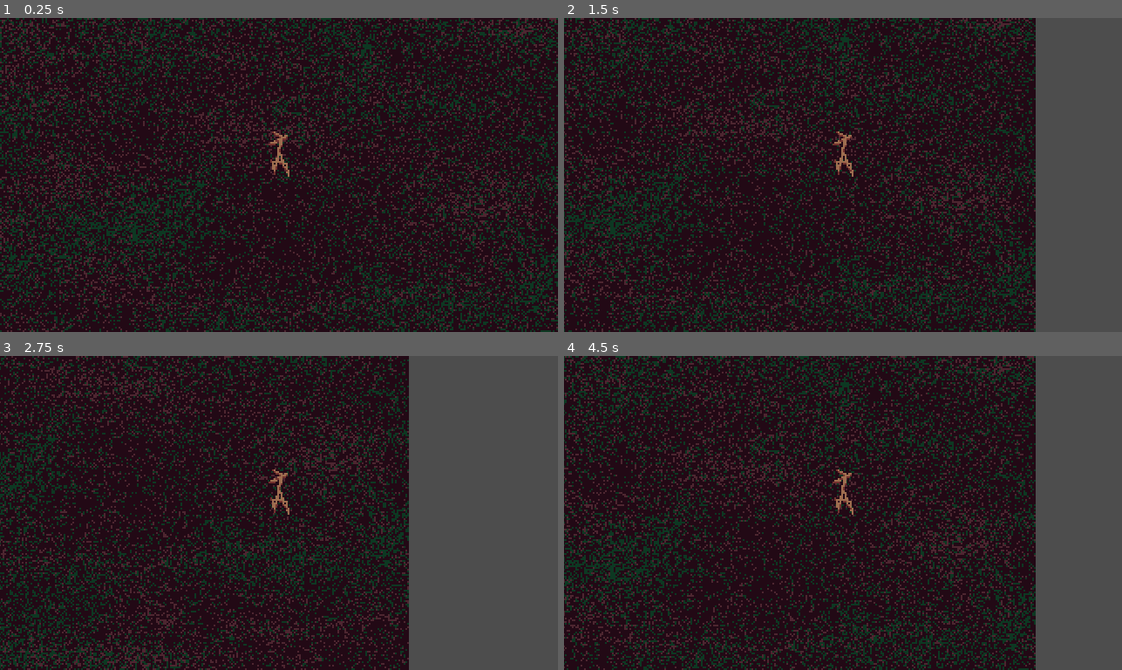
Above: before the commit, frames 1-4 (two rows, left to right).
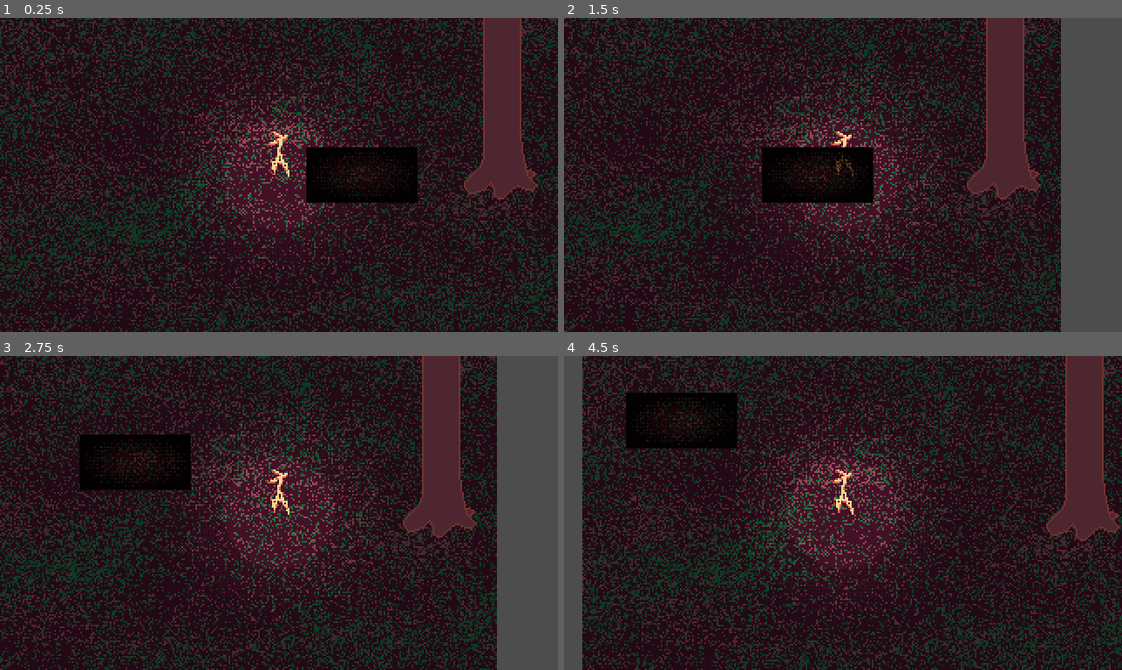
Above: after the commit, the same moments.

Repository: krobbi/afrogalypse
Game: Godot game, scene res://scenes/forest/forest.tscn
Same seed, same stepped clock (60 frames per second), same inputs: the game is played once before the commit and once after it.
Inputs:
- Up to frame 1 (0.25 s): no input
- Up to frame 2 (1.5 s): hold D (move_right) 0.53-1.28 s; hold S (move_down) from 1.28 s (still down)
- Up to frame 3 (2.75 s): release S (move_down) at 2.03 s; hold D (move_right) from 2.03 s (still down)
- Up to frame 4 (4.5 s): release D (move_right) at 2.78 s; hold W (move_up) 2.78-3.53 s; hold A (move_left) from 3.53 s (still down)

The runs differ from the first frame. In frame 1, 12% of the frame differs, in the area x 31-97%, y 0-82%; in frame 2, 47%; in frame 3, 53%; in frame 4, 60%, in the area x 0-100%, y 0-100%.

Commit message:
Give up on horror game idea, scope too big

Diff:
--- /dev/null
+++ b/autoloads/events/events.gd
@@ -0,0 +1,4 @@
+extends Node
+
+signal stickman_seen
+signal stickman_lost
--- /dev/null
+++ b/autoloads/events/events.tscn
@@ -0,0 +1,7 @@
+[gd_scene load_steps=2 format=3 uid="uid://cutlux6hpusph"]
+
+[ext_resource type="Script" path="res://autoloads/events/events.gd" id="1_grjbq"]
+
+[node name="Events" type="Node"]
+process_mode = 3
+script = ExtResource("1_grjbq")
--- /dev/null
+++ b/components/vision_cone/vision_cone.gd
@@ -0,0 +1,44 @@
+class_name VisionCone
+extends Area2D
+
+signal seen
+signal lost
+
+@export var raycast: RayCast2D
+
+var stickman: Stickman = null
+var is_visible: bool = false
+
+func _ready() -> void:
+	set_physics_process(false)
+
+
+func _physics_process(_delta: float) -> void:
+	if not stickman:
+		return
+
+	raycast.target_position = stickman.position - global_position
+	raycast.force_raycast_update()
+	update_visible(raycast.get_collider() == stickman)
+
+
+func update_visible(value: bool) -> void:
+	if value == is_visible:
+		return
+
+	if value:
+		is_visible = true
+		Events.stickman_seen.emit()
+	else:
+		is_visible = false
+		Events.stickman_lost.emit()
+
+
+func _on_body_entered(body: Node2D) -> void:
+	stickman = body
+	set_physics_process(true)
+
+
+func _on_body_exited(_body: Node2D) -> void:
+	set_physics_process(false)
+	update_visible(false)
--- /dev/null
+++ b/components/vision_cone/vision_cone.tscn
@@ -0,0 +1,27 @@
+[gd_scene load_steps=3 format=3 uid="uid://cqnxqud6yuc5q"]
+
+[ext_resource type="Script" path="res://components/vision_cone/vision_cone.gd" id="1_nivfg"]
+[ext_resource type="Texture2D" uid="uid://dta4ap7p2ag13" path="res://textures/lights/explorer_light.png" id="2_cep4v"]
+
+[node name="VisionCone" type="Area2D" node_paths=PackedStringArray("raycast")]
+collision_layer = 0
+collision_mask = 2
+monitorable = false
+script = ExtResource("1_nivfg")
+raycast = NodePath("RayCast2D")
+metadata/_edit_group_ = true
+
+[node name="CollisionPolygon2D" type="CollisionPolygon2D" parent="."]
+polygon = PackedVector2Array(0, 0, 160, -48, 176, -32, 192, 0, 176, 32, 160, 48)
+
+[node name="PointLight2D" type="PointLight2D" parent="CollisionPolygon2D"]
+blend_mode = 2
+texture = ExtResource("2_cep4v")
+
+[node name="RayCast2D" type="RayCast2D" parent="."]
+enabled = false
+target_position = Vector2(192, 0)
+collision_mask = 3
+
+[connection signal="body_entered" from="." to="." method="_on_body_entered"]
+[connection signal="body_exited" from="." to="." method="_on_body_exited"]
--- /dev/null
+++ b/entities/explorer/explorer.gd
@@ -0,0 +1,16 @@
+class_name Explorer
+extends CharacterBody2D
+
+# The position to go towards
+var target_position: Vector2 = position
+
+func _physics_process(_delta: float) -> void:
+	if position.distance_to(target_position) < 16.0:
+		target_position = get_random_pos()
+
+	create_tween().tween_property(self, "position", target_position, 3.0)
+
+
+func get_random_pos() -> Vector2:
+	randomize()
+	return Vector2(randf_range(-160.0, 16.0), randf_range(-160.0, 160.0))
--- /dev/null
+++ b/entities/explorer/explorer.tscn
@@ -0,0 +1,10 @@
+[gd_scene load_steps=3 format=3 uid="uid://cbfo4xw52p3vh"]
+
+[ext_resource type="Script" path="res://entities/explorer/explorer.gd" id="1_ofesy"]
+[ext_resource type="PackedScene" uid="uid://cqnxqud6yuc5q" path="res://components/vision_cone/vision_cone.tscn" id="2_rcwn0"]
+
+[node name="Explorer" type="CharacterBody2D"]
+script = ExtResource("1_ofesy")
+metadata/_edit_group_ = true
+
+[node name="VisionCone" parent="." instance=ExtResource("2_rcwn0")]
--- a/entities/stickman/stickman.gd
+++ b/entities/stickman/stickman.gd
@@ -3,8 +3,29 @@
 
 @export var _speed: float = 64.0
 @export var _acceleration: float = 256.0
+@export var _seen_player: AudioStreamPlayer
+
+var is_locked: bool = false
+
+func _ready() -> void:
+	Events.stickman_seen.connect(_on_seen)
+	Events.stickman_lost.connect(_on_lost)
+
 
 func _physics_process(delta: float) -> void:
+	if is_locked:
+		return
+
 	var input: Vector2 = Input.get_vector("move_left", "move_right", "move_up", "move_down")
 	velocity = velocity.move_toward(input * _speed, _acceleration * delta)
 	move_and_slide()
+
+
+func _on_seen() -> void:
+	is_locked = true
+	velocity = Vector2.ZERO
+	_seen_player.play()
+
+
+func _on_lost() -> void:
+	is_locked = false
--- a/entities/stickman/stickman.tscn
+++ b/entities/stickman/stickman.tscn
@@ -1,11 +1,21 @@
-[gd_scene load_steps=3 format=3 uid="uid://bebm4s1ufchtr"]
+[gd_scene load_steps=6 format=3 uid="uid://bebm4s1ufchtr"]
 
 [ext_resource type="Script" path="res://entities/stickman/stickman.gd" id="1_k1erq"]
 [ext_resource type="Texture2D" uid="uid://c5qoq44iljvvj" path="res://textures/stickman/stickman.png" id="1_wqxkv"]
+[ext_resource type="AudioStream" uid="uid://co8o7omjmdsi" path="res://audio/seen.ogg" id="3_duxhl"]
+[ext_resource type="Texture2D" uid="uid://b4ymuufgegk7v" path="res://textures/lights/vignette_light.png" id="4_woc1t"]
 
-[node name="Stickman" type="CharacterBody2D"]
+[sub_resource type="CircleShape2D" id="CircleShape2D_ha0ui"]
+radius = 8.0
+
+[node name="Stickman" type="CharacterBody2D" node_paths=PackedStringArray("_seen_player")]
+collision_layer = 2
 script = ExtResource("1_k1erq")
+_seen_player = NodePath("SeenPlayer")
 metadata/_edit_group_ = true
+
+[node name="CollisionShape2D" type="CollisionShape2D" parent="."]
+shape = SubResource("CircleShape2D_ha0ui")
 
 [node name="Sprite2D" type="Sprite2D" parent="."]
 texture = ExtResource("1_wqxkv")
@@ -13,3 +23,9 @@
 hframes = 4
 
 [node name="Camera2D" type="Camera2D" parent="."]
+
+[node name="PointLight2D" type="PointLight2D" parent="Camera2D"]
+texture = ExtResource("4_woc1t")
+
+[node name="SeenPlayer" type="AudioStreamPlayer" parent="."]
+stream = ExtResource("3_duxhl")
--- /dev/null
+++ b/entities/tree/tree.gd
@@ -0,0 +1,10 @@
+extends StaticBody2D
+
+const HIDE_MODULATE: Color = Color(1.0, 1.0, 1.0, 0.25)
+
+func _on_hide_area_body_entered(_body: Node2D) -> void:
+	create_tween().tween_property(self, "modulate", HIDE_MODULATE, 1.0)
+
+
+func _on_hide_area_body_exited(_body: Node2D) -> void:
+	create_tween().tween_property(self, "modulate", Color.WHITE, 1.0)
--- /dev/null
+++ b/entities/tree/tree.tscn
@@ -0,0 +1,33 @@
+[gd_scene load_steps=5 format=3 uid="uid://4g17s4mju858"]
+
+[ext_resource type="Texture2D" uid="uid://c7xb6vrebxj7p" path="res://textures/tree.png" id="1_6055q"]
+[ext_resource type="Script" path="res://entities/tree/tree.gd" id="1_v88bt"]
+
+[sub_resource type="CircleShape2D" id="CircleShape2D_o0rtt"]
+radius = 16.0
+
+[sub_resource type="RectangleShape2D" id="RectangleShape2D_4j305"]
+size = Vector2(32, 224)
+
+[node name="Tree" type="StaticBody2D"]
+collision_mask = 0
+script = ExtResource("1_v88bt")
+
+[node name="Sprite2D" type="Sprite2D" parent="."]
+texture = ExtResource("1_6055q")
+offset = Vector2(0, -110)
+
+[node name="CollisionShape2D" type="CollisionShape2D" parent="."]
+shape = SubResource("CircleShape2D_o0rtt")
+
+[node name="HideArea" type="Area2D" parent="."]
+collision_layer = 0
+collision_mask = 2
+monitorable = false
+
+[node name="CollisionShape2D" type="CollisionShape2D" parent="HideArea"]
+position = Vector2(0, -128)
+shape = SubResource("RectangleShape2D_4j305")
+
+[connection signal="body_entered" from="HideArea" to="." method="_on_hide_area_body_entered"]
+[connection signal="body_exited" from="HideArea" to="." method="_on_hide_area_body_exited"]
--- a/project.godot
+++ b/project.godot
@@ -14,6 +14,10 @@
 run/main_scene="res://scenes/forest/forest.tscn"
 config/features=PackedStringArray("4.0", "GL Compatibility")
 config/icon="res://icon.svg"
+
+[autoload]
+
+Events="*res://autoloads/events/events.tscn"
 
 [debug]
 
@@ -58,6 +62,11 @@
 ]
 }
 
+[layer_names]
+
+2d_physics/layer_1="Obstacle"
+2d_physics/layer_2="Stickman"
+
 [rendering]
 
 textures/canvas_textures/default_texture_filter=0
--- a/scenes/forest/forest.tscn
+++ b/scenes/forest/forest.tscn
@@ -1,7 +1,9 @@
-[gd_scene load_steps=3 format=3 uid="uid://b4q17xt4v1fg4"]
+[gd_scene load_steps=5 format=3 uid="uid://b4q17xt4v1fg4"]
 
 [ext_resource type="Texture2D" uid="uid://bp761k2802pbp" path="res://textures/terrain.png" id="1_moj3b"]
 [ext_resource type="PackedScene" uid="uid://bebm4s1ufchtr" path="res://entities/stickman/stickman.tscn" id="2_bvrbi"]
+[ext_resource type="PackedScene" uid="uid://cbfo4xw52p3vh" path="res://entities/explorer/explorer.tscn" id="3_qnehr"]
+[ext_resource type="PackedScene" uid="uid://4g17s4mju858" path="res://entities/tree/tree.tscn" id="4_l4xiq"]
 
 [node name="Forest" type="Node2D"]
 process_mode = 3
@@ -11,6 +13,16 @@
 texture = ExtResource("1_moj3b")
 metadata/_edit_lock_ = true
 
-[node name="Stickman" parent="." instance=ExtResource("2_bvrbi")]
+[node name="Entities" type="Node2D" parent="."]
+y_sort_enabled = true
+metadata/_edit_lock_ = true
+
+[node name="Stickman" parent="Entities" instance=ExtResource("2_bvrbi")]
 light_mask = 0
 visibility_layer = 2
+
+[node name="Explorer" parent="Entities" instance=ExtResource("3_qnehr")]
+position = Vector2(56, 0)
+
+[node name="Tree" parent="Entities" instance=ExtResource("4_l4xiq")]
+position = Vector2(128, 0)
Not shown, added: audio/seen.ogg.import
Binary file added: textures/explorer/explorer_temp.png
Not shown, added: textures/explorer/explorer_temp.png.import
Binary file added: textures/lights/explorer_light.png
Not shown, added: textures/lights/explorer_light.png.import
Binary file added: textures/lights/vignette_light.png
Not shown, added: textures/lights/vignette_light.png.import
Binary file added: textures/tree.png
Not shown, added: textures/tree.png.import
Not shown, added: audio/seen.ogg
